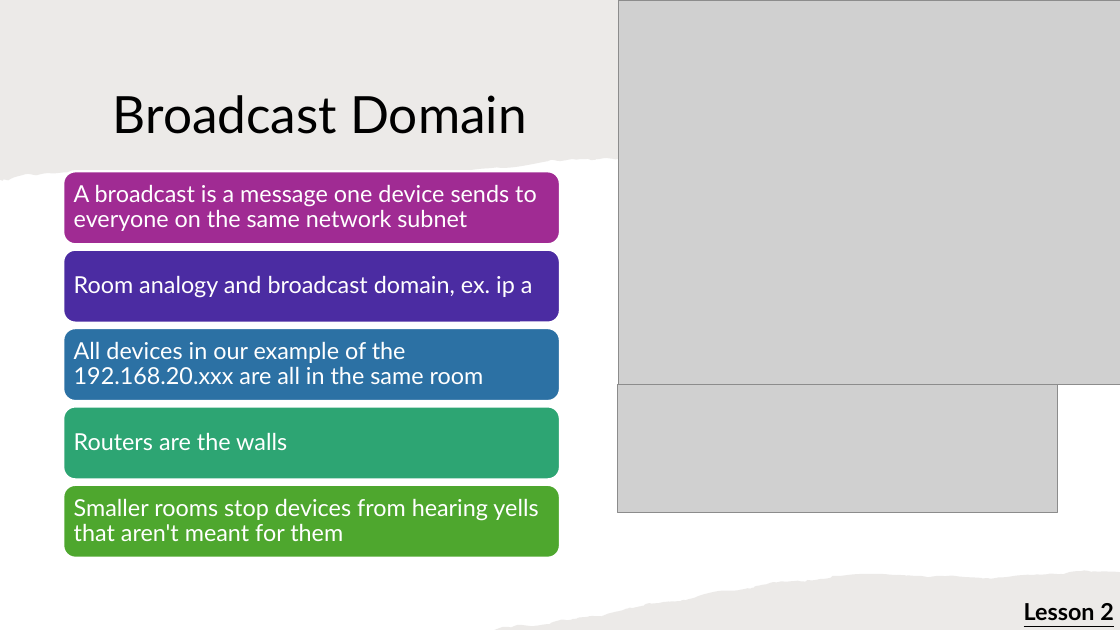
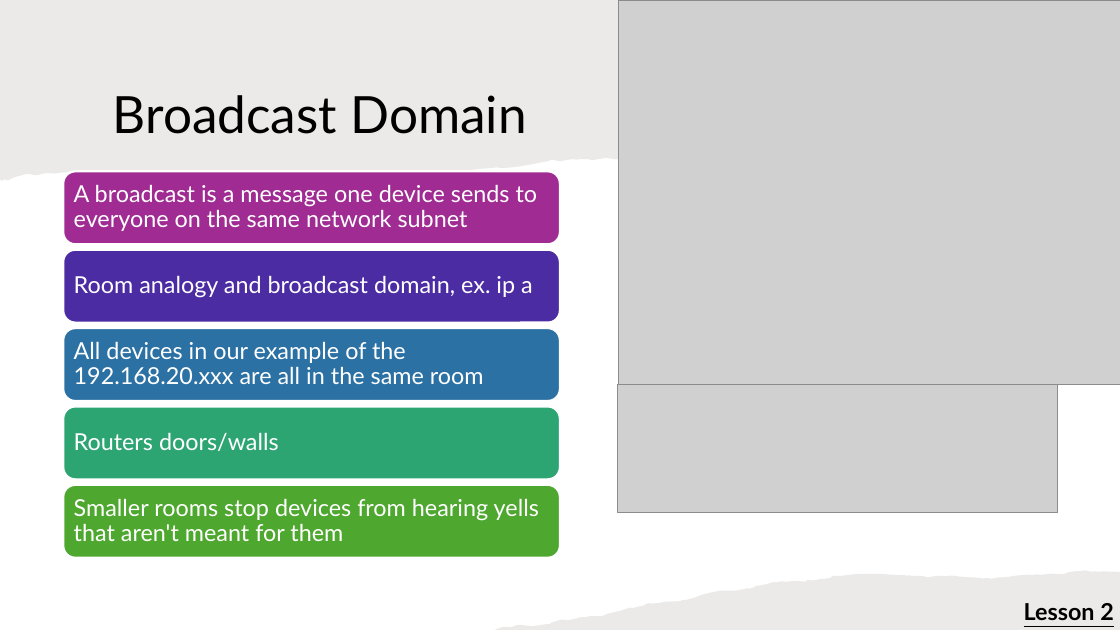
Before and after one commit to cadenkelly-lang/CyberSec-Networking-2026-REU, a slide deck: slide 28 of Module Content, End of Summer Presentation Content/Training Module Slides.pptx. Drawn at 1120x630 pixels with LibreOffice and Linux fonts; fonts in the diff are those of the drawing; grey boxes stand for pictures. Boxes give left, top, right and bottom in pixels: in the first picture for what was removed or moved away, otherwise in the second. Text is boxed around its words. In the diff, an @@ line names an element or a change of style, - is before the commit and + after.

```diff
--- a/Module Content, End of Summer Presentation Content/Training Module Slides.pptx
+++ b/Module Content, End of Summer Presentation Content/Training Module Slides.pptx
@@ text at (x1=74, y1=433, x2=279, y2=451): text changed @@
-Routers are the walls
+Routers doors/walls
```
Also in this commit, not shown: 9 other slides changed, 3 slides added, 1 slide removed, 1 other file.
